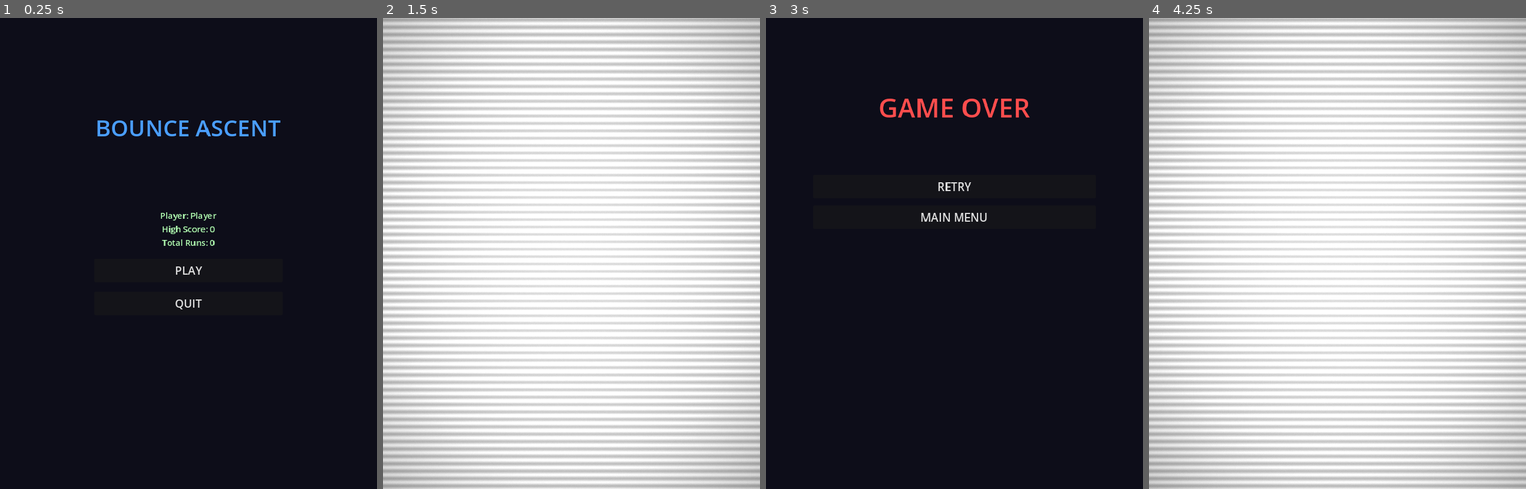
Above: before the commit, frames 1-4 (left to right).
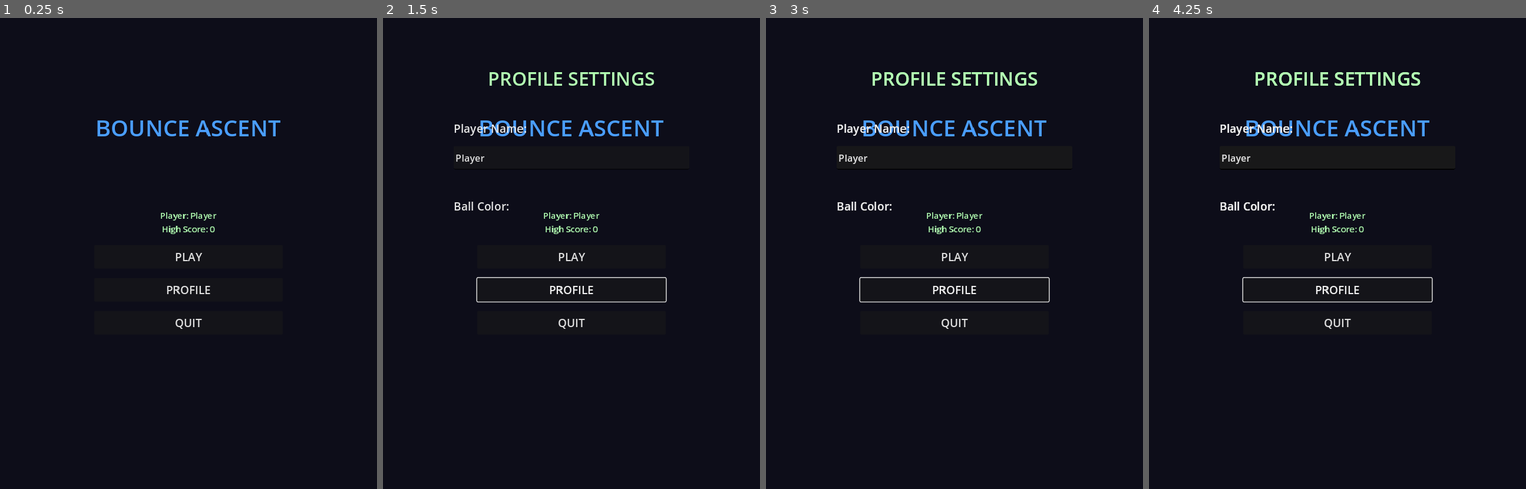
Above: after the commit, the same moments.

Repository: Synthetic-Virus/Bounce-Ascent
Game: Godot game, scene res://scenes/MainMenu.tscn
The game is run twice, just before and just after one commit, with the same random seed, the same clock (stepped at 60 frames per second) and the same inputs.
Inputs (mouse positions are in pixels of both pictures, inside the frame that each line leads up to):
- Up to frame 1 (0.25 s): no input
- Up to frame 2 (1.5 s): click (571, 291) at 0.5 s, where only the run after the commit has a clickable "PROFILE"; click "PLAY" at 1.25 s
- Up to frame 3 (3 s): click (954, 258) at 2 s, where only the run after the commit has a clickable "PLAY"; tap Enter (ui_accept) at 2.75 s; hold Right (ui_right) from 2.78 s (still down)
- Up to frame 4 (4.25 s): tap Enter (ui_accept) at 3.02 s; release Right (ui_right) at 3.5 s; click (1337, 187) at 3.5 s, where only the run before the commit has a clickable "RETRY"

The runs differ from the first frame. In frame 1, 0.4% of the frame differs, in the area x 42-58%, y 47-66%; in frame 2, 100%, in the area x 0-100%, y 0-100%; in frame 3, 3.2%; in frame 4, 100%.
Error after the commit: Invalid assignment of property or key 'border_width_all' with value of type 'int' on a base object of type 'StyleBoxFlat'. (res://scripts/ProfileEditor.gd:91)

Commit message:
Add profile customization and gameplay improvements
Features added:
- Profile editor with username and ball color customization
- 8 preset ball colors to choose from
- Comprehensive statistics display in profile editor
- 3-second countdown before gameplay starts
- Profile button on main menu
- Main menu now shows only player name and high score

Fixes:
- Fixed immediate game over issue on game start
- Fixed game over screen not receiving session stats
- Player name defaults to "Player" if empty
- Improved game initialization and countdown system

Technical changes:
- GameManager: Added ball_color storage and helper functions
- Player: Ball color now pulled from GameManager profile
- Game: Added countdown system with visual feedback
- MainMenu: Updated UI to show profile button
- ProfileEditor: New scene for customization

🤖 Generated with [Claude Code](https://claude.com/claude-code)

Co-Authored-By: Claude <noreply@anthropic.com>

Diff:
--- /dev/null
+++ b/scenes/ProfileEditor.tscn
@@ -0,0 +1,12 @@
+[gd_scene load_steps=2 format=3 uid="uid://profileeditor001"]
+
+[ext_resource type="Script" path="res://scripts/ProfileEditor.gd" id="1"]
+
+[node name="ProfileEditor" type="Control"]
+layout_mode = 3
+anchors_preset = 15
+anchor_right = 1.0
+anchor_bottom = 1.0
+grow_horizontal = 2
+grow_vertical = 2
+script = ExtResource("1")
--- a/scripts/Game.gd
+++ b/scripts/Game.gd
@@ -5,9 +5,12 @@
 var camera: Camera2D
 var platform_spawner: Node2D
 var ui: CanvasLayer
+var countdown_label: Label
 
 # Game state
 var game_active: bool = false
+var countdown_active: bool = false
+var countdown_time: float = 3.0
 
 func _ready():
 	# Create background
@@ -50,8 +53,11 @@
 	# Set player camera reference
 	camera.set_player(player)
 
-	# Start game
-	start_game()
+	# Create countdown label
+	create_countdown_label()
+
+	# Start countdown instead of immediate game
+	start_countdown()
 
 func start_game():
 	game_active = true
@@ -65,7 +71,40 @@
 	# Start camera scrolling
 	camera.start_scrolling()
 
+func create_countdown_label():
+	countdown_label = Label.new()
+	countdown_label.add_theme_font_size_override("font_size", 120)
+	countdown_label.add_theme_color_override("font_color", Color(1.0, 1.0, 1.0))
+	countdown_label.horizontal_alignment = HORIZONTAL_ALIGNMENT_CENTER
+	countdown_label.vertical_alignment = VERTICAL_ALIGNMENT_CENTER
+	countdown_label.position = Vector2(300, 400)
+	countdown_label.size = Vector2(200, 200)
+	countdown_label.z_index = 200
+	countdown_label.visible = false
+	add_child(countdown_label)
+
+func start_countdown():
+	countdown_active = true
+	countdown_time = 3.0
+	countdown_label.visible = true
+
+	# Spawn platforms but don't start scrolling yet
+	platform_spawner.spawn_initial_platforms()
+
 func _process(delta):
+	# Handle countdown
+	if countdown_active:
+		countdown_time -= delta
+		if countdown_time > 0:
+			countdown_label.text = str(int(ceil(countdown_time)))
+		else:
+			countdown_label.text = "GO!"
+			if countdown_time < -0.5:  # Show GO! for 0.5 seconds
+				countdown_label.visible = false
+				countdown_active = false
+				start_game()
+		return
+
 	if not game_active:
 		return
 
@@ -99,7 +138,12 @@
 	show_game_over_screen()
 
 func show_game_over_screen():
-	get_tree().change_scene_to_file("res://scenes/GameOver.tscn")
+	# Store stats in GameManager for GameOver scene to access
+	var game_over_scene = load("res://scenes/GameOver.tscn").instantiate()
+	game_over_scene.stats = GameManager.session_stats.duplicate()
+	get_tree().root.add_child(game_over_scene)
+	get_tree().current_scene.queue_free()
+	get_tree().current_scene = game_over_scene
 
 func add_crt_shader():
 	# Create a CanvasLayer for the CRT shader
--- a/scripts/GameManager.gd
+++ b/scripts/GameManager.gd
@@ -58,6 +58,7 @@
 func create_default_profile() -> Dictionary:
 	return {
 		"username": "Player",
+		"ball_color": Color(0.29, 0.62, 1.0).to_html(),  # Neon blue as hex
 		"high_score": 0,
 		"total_runs": 0,
 		"platforms_landed": 0,
@@ -71,6 +72,21 @@
 		"created_timestamp": Time.get_unix_time_from_system(),
 		"last_played": Time.get_unix_time_from_system()
 	}
+
+func update_username(new_name: String):
+	current_profile.username = new_name
+	save_profile()
+	profile_loaded.emit(current_profile)
+
+func update_ball_color(new_color: Color):
+	current_profile.ball_color = new_color.to_html()
+	save_profile()
+	profile_loaded.emit(current_profile)
+
+func get_ball_color() -> Color:
+	if current_profile.has("ball_color"):
+		return Color.html(current_profile.ball_color)
+	return Color(0.29, 0.62, 1.0)  # Default neon blue
 
 func save_profile():
 	current_profile.last_played = Time.get_unix_time_from_system()
--- a/scripts/MainMenu.gd
+++ b/scripts/MainMenu.gd
@@ -2,6 +2,7 @@
 
 var title_label: Label
 var play_button: Button
+var profile_button: Button
 var quit_button: Button
 var profile_info: Label
 
@@ -48,6 +49,14 @@
 	play_button.pressed.connect(_on_play_pressed)
 	container.add_child(play_button)
 
+	# Profile button
+	profile_button = Button.new()
+	profile_button.text = "PROFILE"
+	profile_button.custom_minimum_size = Vector2(200, 50)
+	profile_button.add_theme_font_size_override("font_size", 24)
+	profile_button.pressed.connect(_on_profile_pressed)
+	container.add_child(profile_button)
+
 	# Quit button
 	quit_button = Button.new()
 	quit_button.text = "QUIT"
@@ -67,9 +76,9 @@
 		return
 
 	var profile = GameManager.current_profile
-	var info_text = "Player: " + profile.username + "\n"
-	info_text += "High Score: " + str(profile.high_score) + "\n"
-	info_text += "Total Runs: " + str(profile.total_runs)
+	var username = profile.username if profile.username != "" else "Player"
+	var info_text = "Player: " + username + "\n"
+	info_text += "High Score: " + str(profile.high_score)
 	profile_info.text = info_text
 
 func _on_profile_loaded(_profile):
@@ -78,5 +87,14 @@
 func _on_play_pressed():
 	get_tree().change_scene_to_file("res://scenes/Game.tscn")
 
+func _on_profile_pressed():
+	# Open profile editor as an overlay
+	var profile_editor = load("res://scenes/ProfileEditor.tscn").instantiate()
+	add_child(profile_editor)
+
+	# Update profile info when editor closes
+	await profile_editor.tree_exited
+	update_profile_info()
+
 func _on_quit_pressed():
 	get_tree().quit()
--- a/scripts/Player.gd
+++ b/scripts/Player.gd
@@ -17,12 +17,18 @@
 var screen_width: int = 800
 var player_radius: float = 16.0
 
+# Customization
+var ball_color: Color = Color(0.29, 0.62, 1.0)
+
 # Signals
 signal landed_on_platform(platform)
 signal attempted_edge_escape()
 signal jumped(is_manual: bool)
 
 func _ready():
+	# Get ball color from GameManager
+	ball_color = GameManager.get_ball_color()
+
 	# Set up collision shape
 	var collision = CollisionShape2D.new()
 	var circle = CircleShape2D.new()
@@ -34,9 +40,9 @@
 	queue_redraw()
 
 func _draw():
-	# Draw ball
-	draw_circle(Vector2.ZERO, player_radius, Color(0.29, 0.62, 1.0))  # Neon blue
-	draw_arc(Vector2.ZERO, player_radius, 0, TAU, 32, Color(0.5, 0.8, 1.0), 2.0)
+	# Draw ball with custom color
+	draw_circle(Vector2.ZERO, player_radius, ball_color)
+	draw_arc(Vector2.ZERO, player_radius, 0, TAU, 32, ball_color.lightened(0.3), 2.0)
 
 func _physics_process(delta):
 	# Apply gravity
--- /dev/null
+++ b/scripts/ProfileEditor.gd
@@ -0,0 +1,185 @@
+extends Control
+
+# UI Elements
+var username_input: LineEdit
+var color_buttons: Array = []
+var stats_label: Label
+var close_button: Button
+
+# Predefined colors
+var preset_colors: Array = [
+	Color(0.29, 0.62, 1.0),  # Neon Blue (default)
+	Color(1.0, 0.3, 0.3),    # Red
+	Color(0.2, 1.0, 0.4),    # Green
+	Color(1.0, 0.8, 0.2),    # Yellow
+	Color(0.7, 0.4, 1.0),    # Purple
+	Color(1.0, 0.5, 0.0),    # Orange
+	Color(0.2, 0.9, 0.9),    # Cyan
+	Color(1.0, 0.3, 0.7),    # Pink
+]
+
+func _ready():
+	# Set background
+	var bg = ColorRect.new()
+	bg.color = Color(0.05, 0.05, 0.1, 0.95)  # Semi-transparent
+	bg.size = Vector2(800, 1000)
+	bg.z_index = -1
+	add_child(bg)
+
+	# Create UI container
+	var container = VBoxContainer.new()
+	container.position = Vector2(150, 100)
+	container.size = Vector2(500, 800)
+	container.add_theme_constant_override("separation", 20)
+	add_child(container)
+
+	# Title
+	var title = Label.new()
+	title.text = "PROFILE SETTINGS"
+	title.add_theme_font_size_override("font_size", 40)
+	title.add_theme_color_override("font_color", Color(0.7, 1.0, 0.7))
+	title.horizontal_alignment = HORIZONTAL_ALIGNMENT_CENTER
+	container.add_child(title)
+
+	# Spacer
+	var spacer1 = Control.new()
+	spacer1.custom_minimum_size = Vector2(0, 20)
+	container.add_child(spacer1)
+
+	# Username section
+	var name_label = Label.new()
+	name_label.text = "Player Name:"
+	name_label.add_theme_font_size_override("font_size", 24)
+	name_label.add_theme_color_override("font_color", Color(0.9, 0.9, 0.9))
+	container.add_child(name_label)
+
+	username_input = LineEdit.new()
+	username_input.text = GameManager.current_profile.username
+	username_input.placeholder_text = "Enter your name"
+	username_input.custom_minimum_size = Vector2(400, 50)
+	username_input.add_theme_font_size_override("font_size", 20)
+	username_input.max_length = 20
+	username_input.text_changed.connect(_on_username_changed)
+	container.add_child(username_input)
+
+	# Spacer
+	var spacer2 = Control.new()
+	spacer2.custom_minimum_size = Vector2(0, 20)
+	container.add_child(spacer2)
+
+	# Ball color section
+	var color_label = Label.new()
+	color_label.text = "Ball Color:"
+	color_label.add_theme_font_size_override("font_size", 24)
+	color_label.add_theme_color_override("font_color", Color(0.9, 0.9, 0.9))
+	container.add_child(color_label)
+
+	# Color picker grid
+	var color_grid = GridContainer.new()
+	color_grid.columns = 4
+	color_grid.add_theme_constant_override("h_separation", 10)
+	color_grid.add_theme_constant_override("v_separation", 10)
+	container.add_child(color_grid)
+
+	for i in range(preset_colors.size()):
+		var color_btn = Button.new()
+		color_btn.custom_minimum_size = Vector2(80, 80)
+
+		# Create a colored panel style
+		var style_normal = StyleBoxFlat.new()
+		style_normal.bg_color = preset_colors[i]
+		style_normal.border_width_all = 2
+		style_normal.border_color = Color.WHITE
+
+		var style_hover = StyleBoxFlat.new()
+		style_hover.bg_color = preset_colors[i].lightened(0.2)
+		style_hover.border_width_all = 4
+		style_hover.border_color = Color.WHITE
+
+		color_btn.add_theme_stylebox_override("normal", style_normal)
+		color_btn.add_theme_stylebox_override("hover", style_hover)
+		color_btn.add_theme_stylebox_override("pressed", style_hover)
+
+		color_btn.pressed.connect(_on_color_selected.bind(i))
+		color_grid.add_child(color_btn)
+		color_buttons.append(color_btn)
+
+	# Spacer
+	var spacer3 = Control.new()
+	spacer3.custom_minimum_size = Vector2(0, 30)
+	container.add_child(spacer3)
+
+	# Stats display
+	var stats_title = Label.new()
+	stats_title.text = "STATISTICS"
+	stats_title.add_theme_font_size_override("font_size", 28)
+	stats_title.add_theme_color_override("font_color", Color(1.0, 1.0, 0.5))
+	stats_title.horizontal_alignment = HORIZONTAL_ALIGNMENT_CENTER
+	container.add_child(stats_title)
+
+	stats_label = Label.new()
+	stats_label.add_theme_font_size_override("font_size", 18)
+	stats_label.add_theme_color_override("font_color", Color(0.7, 0.9, 1.0))
+	stats_label.horizontal_alignment = HORIZONTAL_ALIGNMENT_LEFT
+	container.add_child(stats_label)
+
+	update_stats_display()
+
+	# Spacer
+	var spacer4 = Control.new()
+	spacer4.custom_minimum_size = Vector2(0, 20)
+	container.add_child(spacer4)
+
+	# Close button
+	close_button = Button.new()
+	close_button.text = "CLOSE"
+	close_button.custom_minimum_size = Vector2(200, 50)
+	close_button.add_theme_font_size_override("font_size", 24)
+	close_button.pressed.connect(_on_close_pressed)
+	container.add_child(close_button)
+
+	# Highlight current color
+	highlight_current_color()
+
+func _on_username_changed(new_text: String):
+	if new_text.strip_edges() == "":
+		GameManager.update_username("Player")
+	else:
+		GameManager.update_username(new_text.strip_edges())
+
+func _on_color_selected(color_index: int):
+	var selected_color = preset_colors[color_index]
+	GameManager.update_ball_color(selected_color)
+	highlight_current_color()
+
+func highlight_current_color():
+	var current_color = GameManager.get_ball_color()
+	for i in range(color_buttons.size()):
+		var btn = color_buttons[i]
+		var style = btn.get_theme_stylebox("normal")
+		if style is StyleBoxFlat:
+			if preset_colors[i].is_equal_approx(current_color):
+				style.border_width_all = 5
+				style.border_color = Color.YELLOW
+			else:
+				style.border_width_all = 2
+				style.border_color = Color.WHITE
+
+func update_stats_display():
+	var profile = GameManager.current_profile
+	var stats_text = ""
+	stats_text += "High Score: " + str(profile.high_score) + "\n"
+	stats_text += "Total Runs: " + str(profile.total_runs) + "\n"
+	stats_text += "Total Height: " + str(profile.total_height) + "\n"
+	stats_text += "Platforms Landed: " + str(profile.platforms_landed) + "\n"
+	stats_text += "Platforms Broken: " + str(profile.platforms_broken) + "\n"
+	stats_text += "Total Time: " + str(snappedf(profile.total_time_survived, 0.1)) + "s\n"
+	stats_text += "Deaths: " + str(profile.fell_to_death_count) + "\n"
+
+	if profile.rage_quit_count > 0:
+		stats_text += "Rage Quits: " + str(profile.rage_quit_count) + " 😅\n"
+
+	stats_label.text = stats_text
+
+func _on_close_pressed():
+	queue_free()
Not shown, added: resources/shaders/crt_shader.gdshader.uid
Not shown, added: scripts/BreakablePlatform.gd.uid
Not shown, added: scripts/Game.gd.uid
Not shown, added: scripts/GameCamera.gd.uid
Not shown, added: scripts/GameManager.gd.uid
Not shown, added: scripts/GameOver.gd.uid
Not shown, added: scripts/GameUI.gd.uid
Not shown, added: scripts/MainMenu.gd.uid
Not shown, added: scripts/MovingPlatform.gd.uid
Not shown, added: scripts/Platform.gd.uid
Not shown, added: scripts/PlatformSpawner.gd.uid
Not shown, added: scripts/Player.gd.uid
(and 2 more such lines)
